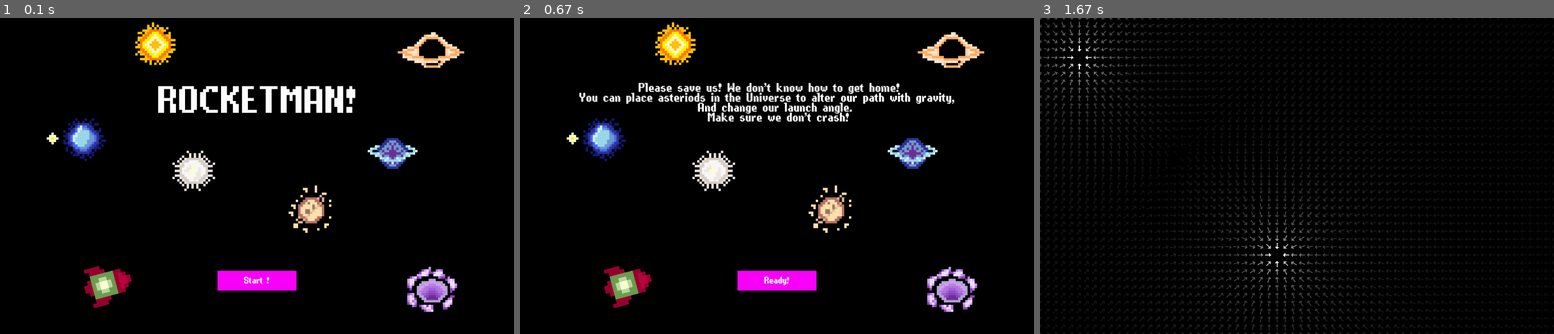
Above: before the commit, frames 1-3 (left to right).
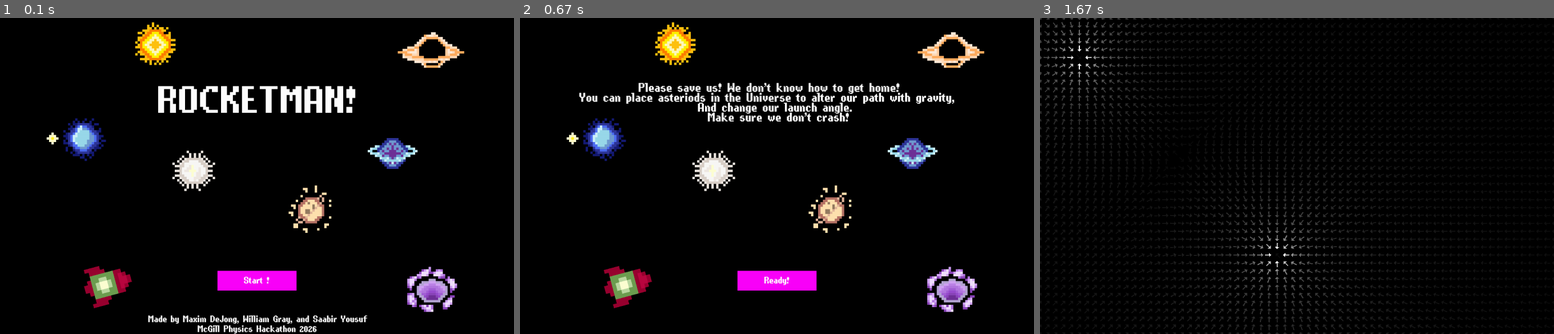
Above: after the commit, the same moments.

Repository: maxim739/Hackathon26
Game: pygame game, started from main.py
Two runs of this game, one before a commit and one after it. Both use one fixed random seed, a clock stepped at 60 frames per second and the inputs below.
Inputs:
- Up to frame 1 (0.1 s): no input
- Up to frame 2 (0.67 s): click "Start !" at 0.38 s
- Up to frame 3 (1.67 s): click "Ready!" at 0.72 s

The runs differ from the first frame. In frame 1, 0.9% of the frame differs, in the area x 28-72%, y 94-100%; in frame 2, nothing differs; in frame 3, nothing differs.

Commit message:
Two starting screens polished up

Diff:
--- a/windows.py
+++ b/windows.py
@@ -30,7 +30,12 @@
     screen.blit(IMAGES["rotatedRocket"], (200, 600))
 
     text_surf = titleFont.render("ROCKETMAN!", True, (255, 255, 255))
+    text1_surf = buttonFont.render("Made by Maxim DeJong, William Gray, and Saabir Yousuf", True, (255, 255, 255))
+    text2_surf = buttonFont.render("McGill Physics Hackathon 2026", True, (255, 255, 255))
+
     screen.blit(text_surf, (constants.width/2-250, constants.height/5))
+    screen.blit(text1_surf, (constants.width/2-275, constants.height*4/5+110))
+    screen.blit(text2_surf, (constants.width/2-150, constants.height*4/5+135))
 
     draw_button(screen, " Start ! ", start_button, constants.startButton)
 
